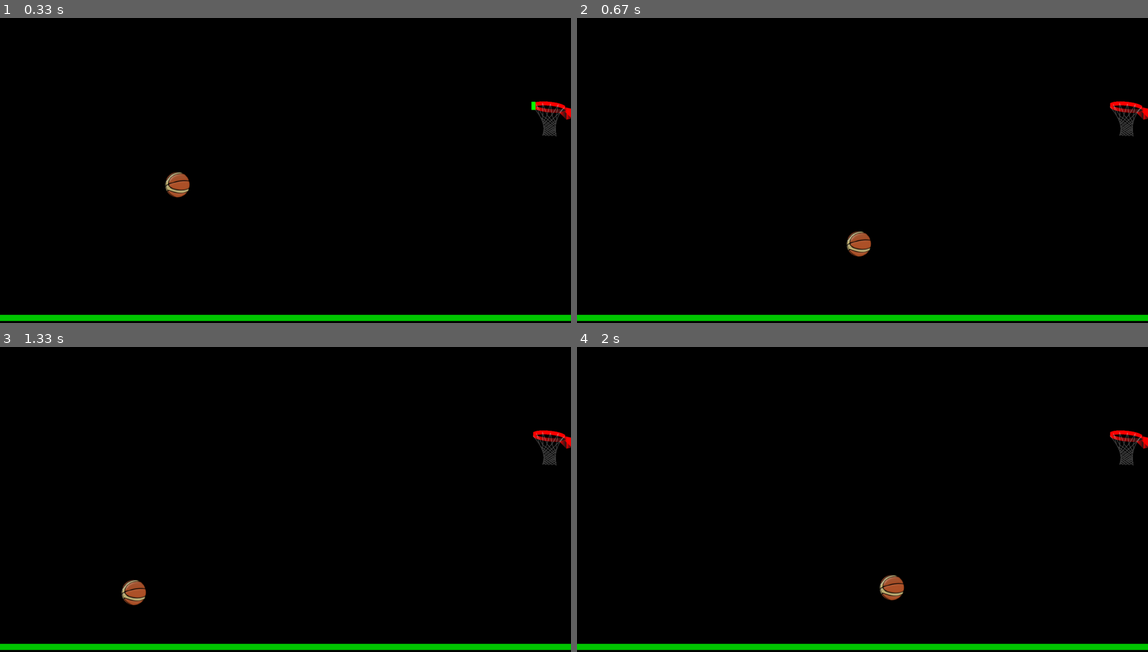
Above: before the commit, frames 1-4 (two rows, left to right).
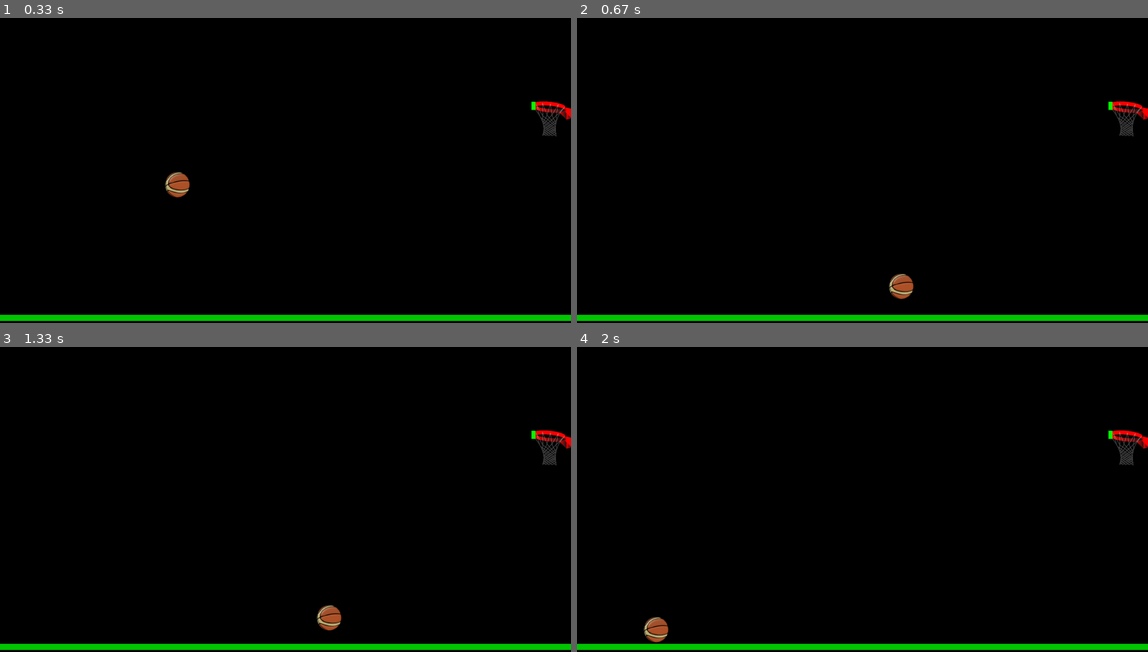
Above: after the commit, the same moments.

Repository: IGNITE-Pathways/Hoops
Game: pygame game, started from Pygame Hoops.py
Same seed, same stepped clock (60 frames per second), same inputs: the game is played once before the commit and once after it.
Inputs (mouse positions are in pixels of both pictures, inside the frame that each line leads up to):
- Up to frame 1 (0.33 s): no input
- Up to frame 2 (0.67 s): click (1045, 152) at 0.38 s
- Up to frame 3 (1.33 s): no input
- Up to frame 4 (2 s): press the mouse at (1045, 481) at 1.7 s; move the mouse to (1028, 508) at 1.8 s; release the mouse at (1010, 539) at 1.93 s

Frame 1 is identical in both runs. In frame 2, 0.6% of the frame differs, in the area x 47-94%, y 27-93%; in frame 3, 0.6%; in frame 4, 0.6%.

Commit message:
reusing reset_field

Diff:
--- a/Pygame Hoops.py
+++ b/Pygame Hoops.py
@@ -6,7 +6,6 @@
 screenWidth = 1400
 screenHeight = 800
 screen = pygame.display.set_mode((screenWidth, screenHeight))
-#game_surf = pygame.surface.Surface((screenWidth, screenHeight))
 
 clock = pygame.time.Clock()
 pygame.display.set_caption("Hoops")
@@ -90,45 +89,40 @@
     return get_path(ball_pos,speed * math.cos(angle),speed * math.sin(angle))
 
 lastPos=(0,0)
-def reset_field():
+# Rsets the field given the ball position
+def reset_field(ball_pos):
     screen.fill(black)
     pygame.Surface.set_colorkey (ball, [0,0,0])
-    screen.blit(ball, (bx, by))
+    screen.blit(ball, (ball_pos[0], ball_pos[1]))
     pygame.Surface.set_colorkey (hoop, [0,0,0])
     screen.blit(hoop, (hx, hy))
     pygame.draw.rect(screen,(0,200,0),Rect(0,screenHeight - 20,screenWidth,15))
     # pygame.draw.rect(screen,(white),Rect(hx+10,hy+10,80,20))
     pygame.draw.rect(screen,(green),Rect(hx-2,hy+8,10,20))
 
+# Recursive function that bounces the ball off the walls
 def bounce_ball(start_pos, vx, vy):
      path, collision_point, vx, vy  = get_path(start_pos, vx, vy)
      if vx==0 or vy==0:
          print("speed is 0")
          return
      for a in path:
-        time.sleep(.03)
-        screen.fill(black)
-        pygame.Surface.set_colorkey (ball, [0,0,0])
-        screen.blit(ball, (a[0]-round(ball_size/2),a[1]-round(ball_size/2)))
-        pygame.Surface.set_colorkey (hoop, [0,0,0])
-        screen.blit(hoop, (hx, hy))
-        pygame.draw.rect(screen,(0,200,0),Rect(0,screenHeight - 20,screenWidth,15))
+        time.sleep(.01)
+        reset_field((a[0]-round(ball_size/2),a[1]-round(ball_size/2)))
         pygame.display.update()
         rim = pygame.Rect(hx,hy+10,95,20)
         if a == collision_point:
-            #print("bounce again")
             bounce_ball(collision_point, vx, vy)
         if rim.collidepoint((a[0],a[1])):
             print("Goal!!")
             break
 
-reset_field()
+reset_field((bx,by))
 while True:
     for event in pygame.event.get():
             if event.type == pygame.QUIT:
                 pygame.quit()
             if event.type == pygame.MOUSEBUTTONDOWN:
-                #print("mouse down")
                 if event.button==1:
                     #print("pos",event.pos[0],event.pos[1])
                     shoot=True
@@ -142,26 +136,21 @@
                     print("shoot", event.pos[0],event.pos[1])
             elif event.type == pygame.MOUSEMOTION:
                 if shoot:
-                    reset_field()
+                    reset_field((bx,by))
                     lastPos=(event.pos[0],event.pos[1])
                     path, collision_point, vx, vy = calc_trajectory(lastPos)
                     for a in path:
                         pygame.draw.circle(screen,(white),(a[0],a[1]),2)
                         pygame.display.update()
             elif event.type == pygame.MOUSEBUTTONUP:
-                reset_field()
+                reset_field((bx,by))
                 if event.button==1:
                     #print("shoot done",event.pos[0],event.pos[1] )
                     screen.blit(ball, (bx, by))
                     path, collision_point, vx, vy  = calc_trajectory(lastPos)
                     for a in path:
                         time.sleep(.01)
-                        screen.fill(black)
-                        pygame.Surface.set_colorkey (ball, [0,0,0])
-                        screen.blit(ball, (a[0]-round(ball_size/2),a[1]-round(ball_size/2)))
-                        pygame.Surface.set_colorkey (hoop, [0,0,0])
-                        screen.blit(hoop, (hx, hy))
-                        pygame.draw.rect(screen,(0,200,0),Rect(0,780,1500,15))
+                        reset_field((a[0]-round(ball_size/2),a[1]-round(ball_size/2)))
                         pygame.display.update()
                         rim = pygame.Rect(hx,hy+10,95,20)
                         if a == collision_point:
